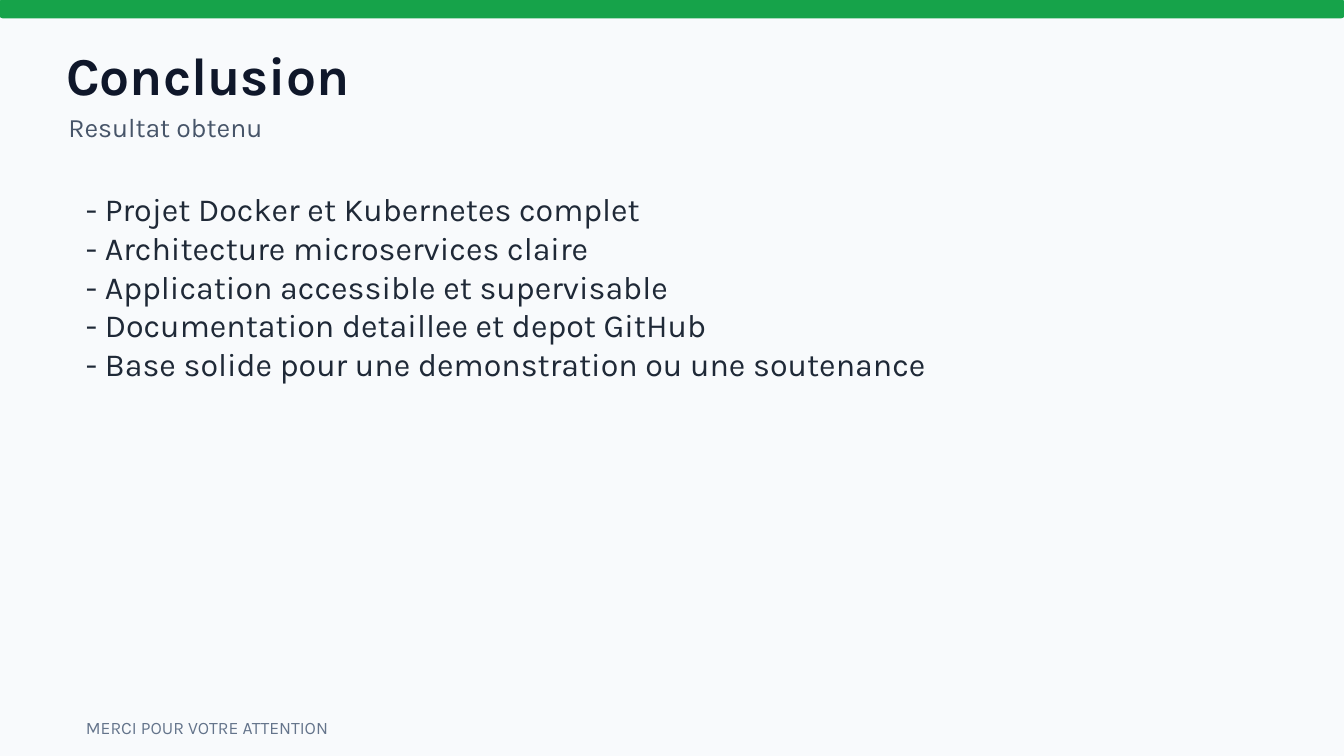
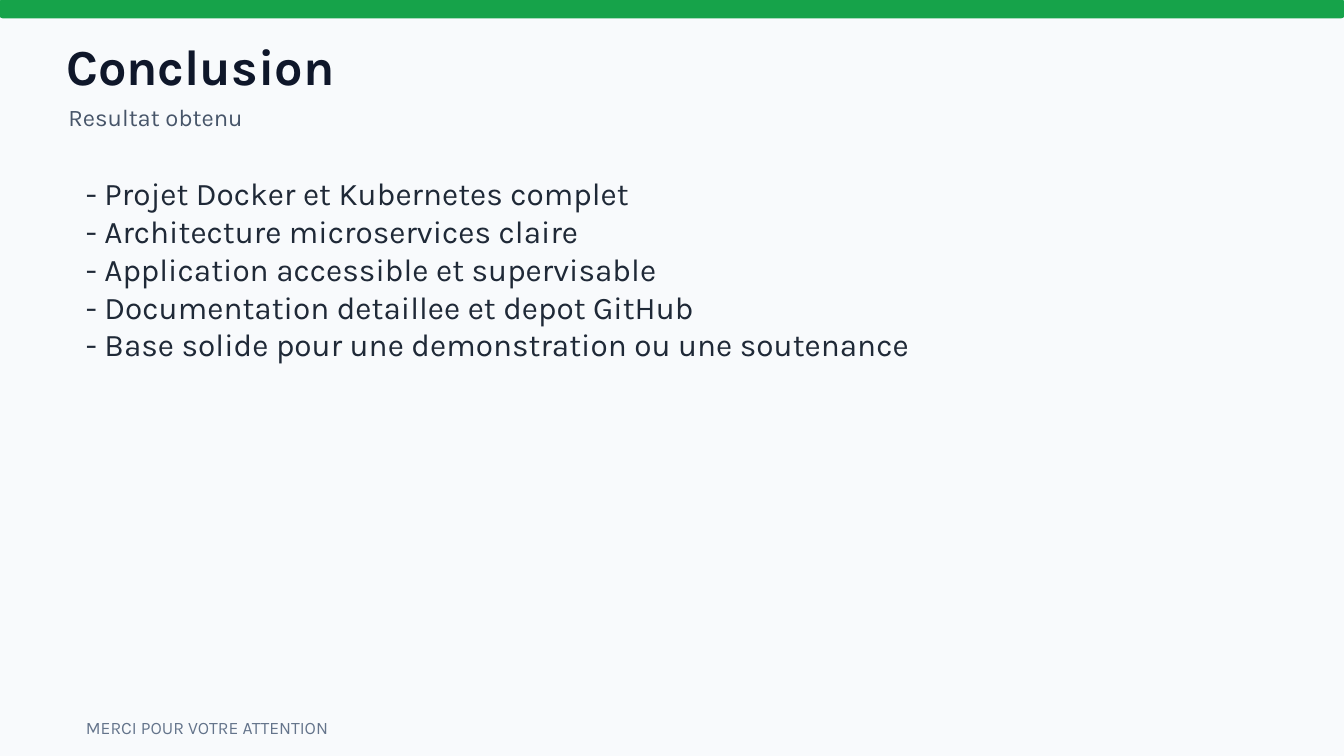
Before and after one commit to montchonabil-collab/greenops-platform, a slide deck: slide 16 of docs/greenops-platform-presentation.pptx (slide 10 before the commit). Drawn at 1344x756 pixels with LibreOffice and Linux fonts; fonts in the diff are those of the drawing. Boxes give left, top, right and bottom in pixels: in the first picture for what was removed or moved away, otherwise in the second. Text is boxed around its words. In the diff, an @@ line names an element or a change of style, - is before the commit and + after.

```diff
--- a/docs/greenops-platform-presentation.pptx
+++ b/docs/greenops-platform-presentation.pptx
@@ text "Conclusion": place and size @@
-text "Conclusion" at (66, 57, 349, 96)
+text "Conclusion" at (66, 49, 334, 86)
@@ text "Conclusion" at (66, 49, 334, 86): size 38 to 36 pt @@
@@ text "Resultat obtenu": place and size @@
-text "Resultat obtenu" at (68, 119, 262, 138)
+text "Resultat obtenu" at (68, 109, 242, 127)
@@ text "Resultat obtenu" at (68, 109, 242, 127): size 19 to 17 pt @@
@@ text "- Projet Docker et Kubernetes ...": place and size @@
-text "- Projet Docker et Kubernetes ..." at (105, 199, 925, 384)
+text "- Projet Docker et Kubernetes ..." at (104, 183, 909, 364)
@@ text "- Projet Docker et Kubernetes ..." at (104, 183, 909, 364): size 23 to 22.5 pt @@
```
Also in this commit, not shown: 8 other slides changed, 7 slides added, 1 slide removed, 7 other files.
